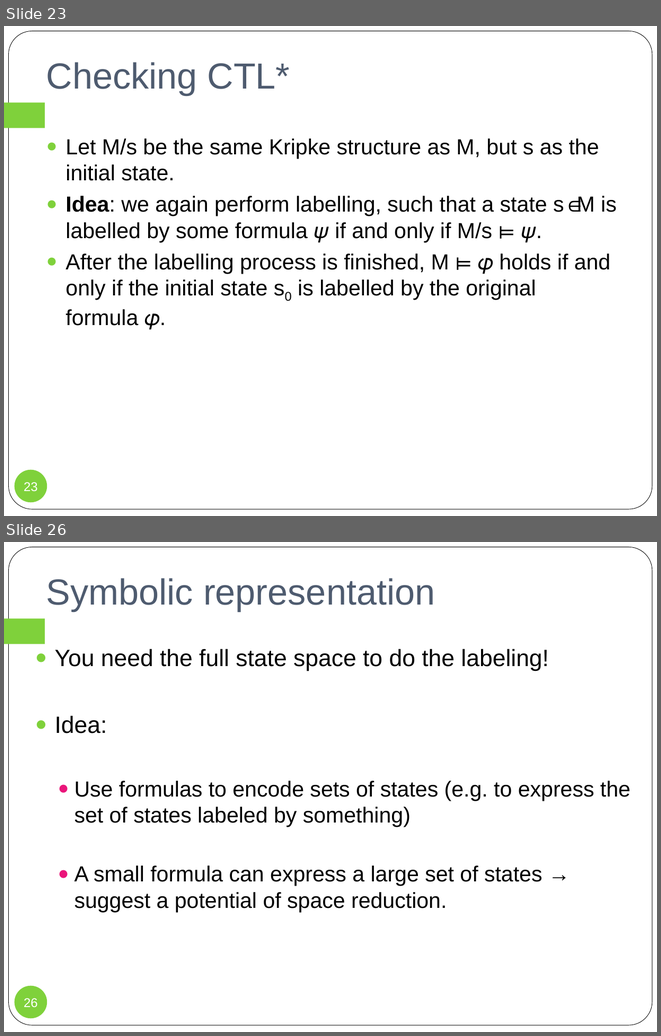
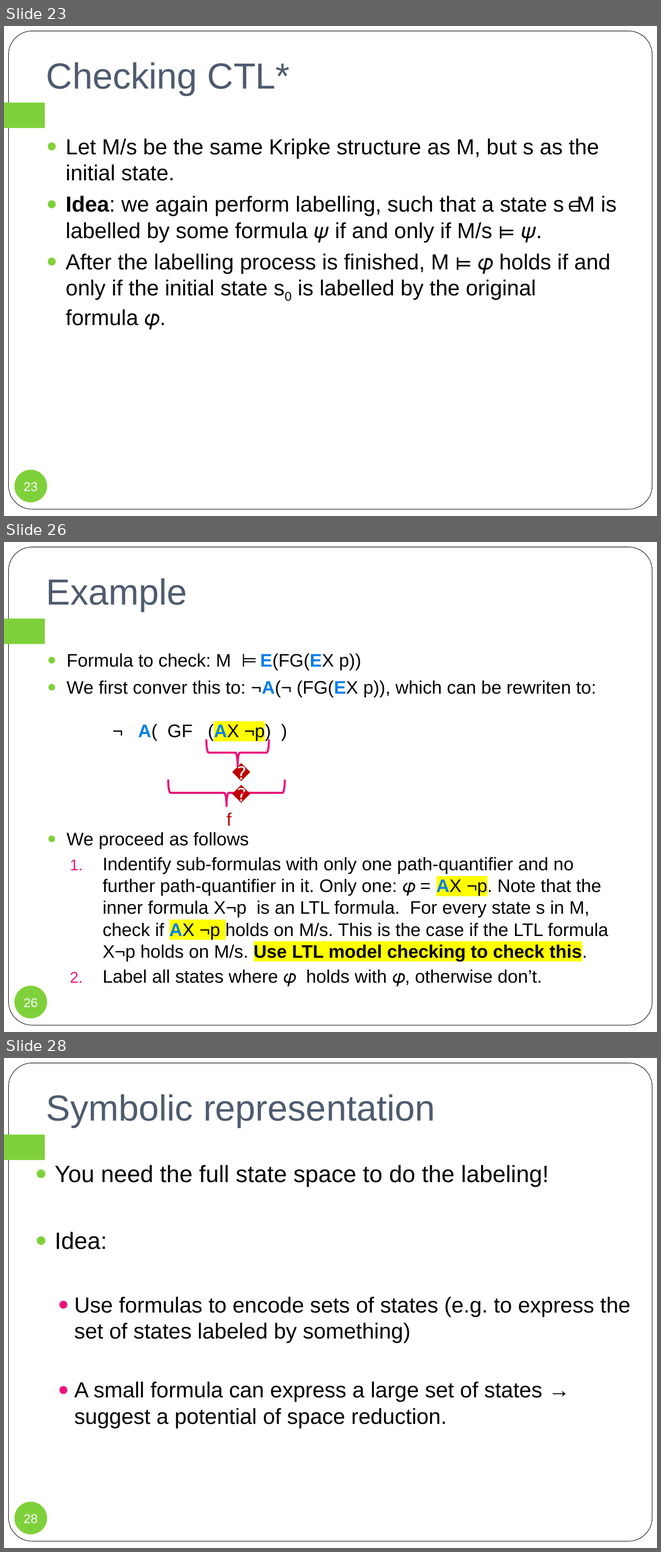
Before and after one commit to wooshrow/infopv, a slide deck: slides/PV_smc.pptx. Shown one above the other, each under a label of ours: slides 23 and 26 before the commit, slides 23, 26 and 28 after it; the slides between them are not shown. The pictures are 661x1036 and 661x1552 pixels, drawn with LibreOffice and Linux fonts; fonts in the diff are those of the drawing. Boxes give left, top, right and bottom in pixels: in the first picture for what was removed or moved away, otherwise in the second. Text is boxed around its words. In the diff, an @@ line names an element or a change of style, - is before the commit and + after.

```diff
--- a/slides/PV_smc.pptx
+++ b/slides/PV_smc.pptx
@@ slide 26 added at [4,542,657,1032], background #FFFFFF; not listed: 2 template elements that a slide beside it also shows @@
@@ title added at [46,578,187,611], 40 pt, text #4E5B6F @@
+Example
@@ text added at [67,653,608,986], 20 pt, text #000000 @@
+● Formula to check: M ⊨ E(FG(EX p))
+● We first conver this to: ¬A(¬ (FG(EX p)), which can be rewriten to:
+  ¬ A( GF (AX ¬p) )
+● We proceed as follows
+  1. Indentify sub-formulas with only one path-quantifier and no further path-quantifier in it. Only one: 𝜑 = AX ¬p. Note that the inner formula X¬p is an LTL formula. For every state s in M, check if AX ¬p holds on M/s. This is the case if the LTL formula X¬p holds on M/s. Use LTL model checking to check this.
+  2. Label all states where 𝜑 holds with 𝜑, otherwise don’t.
@@ right brace added at [206,740,269,766], outline #EA157A 2.25 pt @@
@@ right brace added at [168,779,285,806], outline #EA157A 2.25 pt @@
@@ text added at [227,812,231,826], 20 pt, text #C00000 @@
+f
@@ text added at [403,882,415,896], 20 pt, text #C00000 @@
+𝜑
@@ page number added at [15,986,47,1018], fill #7FD13B, 14 pt, text #FFFFFF @@
+26
@@ what was slide 26 is now slide 28 @@
@@ page number at [24,1514,38,1523]: text changed @@
-26
+28
```
Also in this commit, not shown: 8 slides changed, 1 other slide added, 4 other files.
